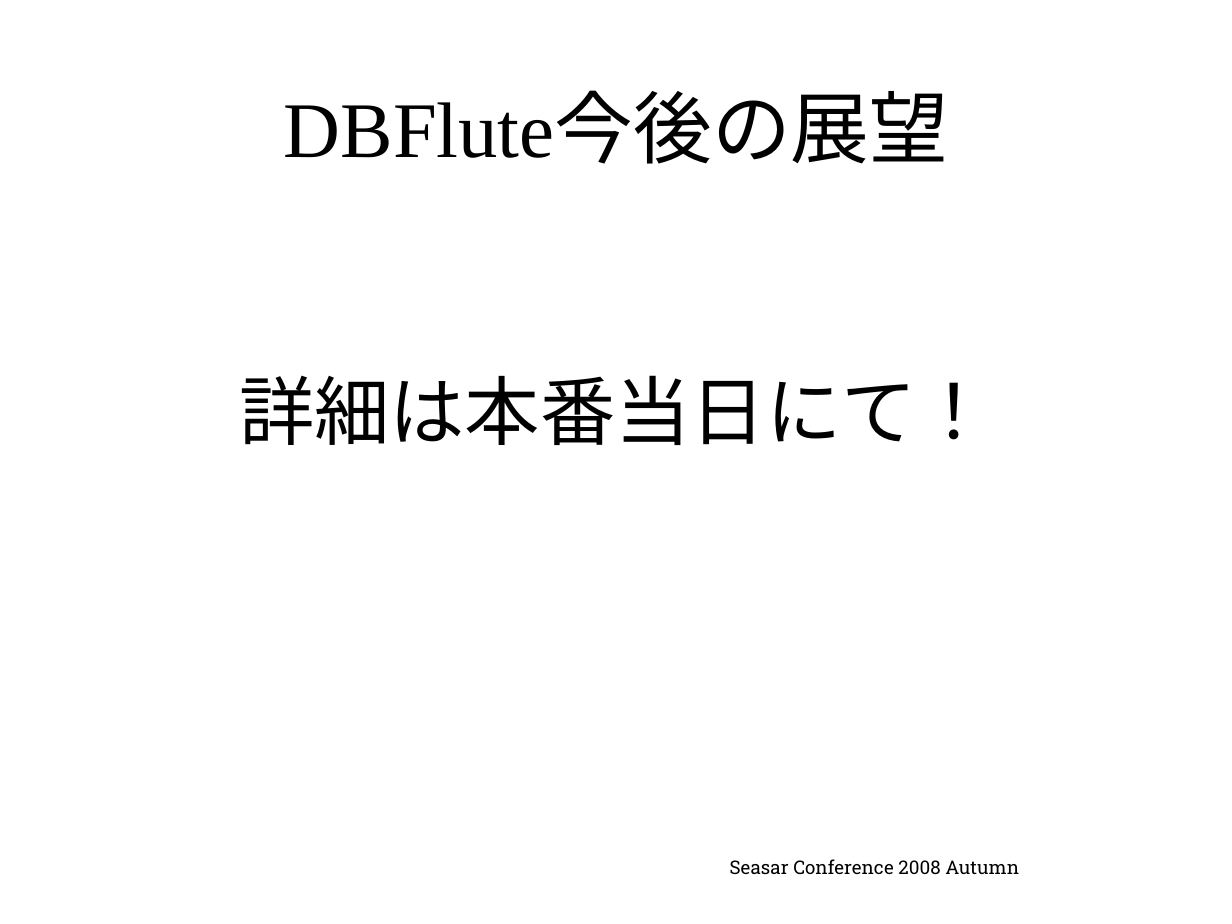
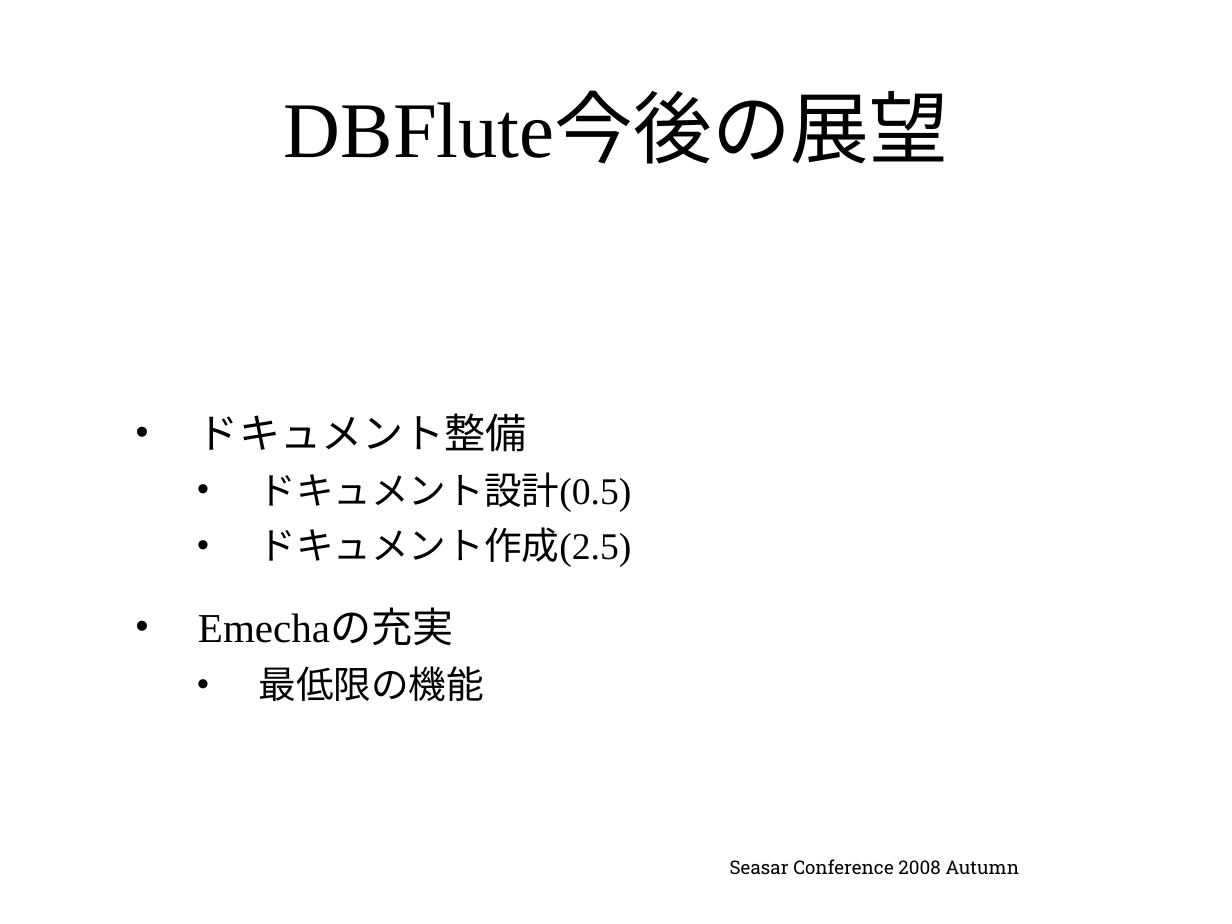
Before and after one commit to seasarorg/dbflute, a slide deck: slide 36 of dbflute/etc/doc/ref/session/resource/GenbaSolution2-sc2008autumn-dbflute.pptx. Drawn at 1232x924 pixels with LibreOffice and Linux fonts; fonts in the diff are those of the drawing; background and template pictures are left out. Boxes give left, top, right and bottom in pixels: in the first picture for what was removed or moved away, otherwise in the second. Text is boxed around its words. In the diff, an @@ line names an element or a change of style, - is before the commit and + after.

```diff
--- a/dbflute/etc/doc/ref/session/resource/GenbaSolution2-sc2008autumn-dbflute.pptx
+++ b/dbflute/etc/doc/ref/session/resource/GenbaSolution2-sc2008autumn-dbflute.pptx
@@ text at bbox=[198, 413, 632, 701]: text changed; size 44 to 22 pt @@
-詳細は本番当日にて！
+• ドキュメント整備
+  • ドキュメント設計(0.5)
+  • ドキュメント作成(2.5)
+• Emechaの充実
+  • 最低限の機能
```
Also in this commit, not shown: 2 other slides changed.
